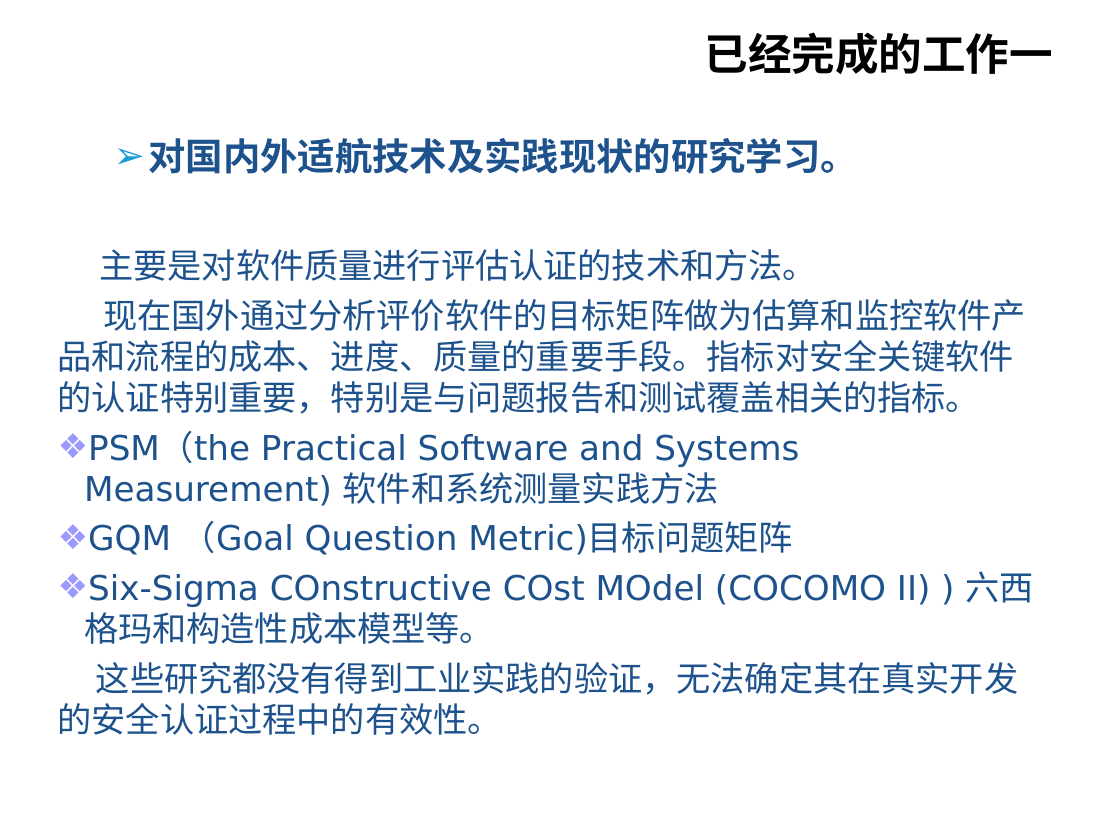
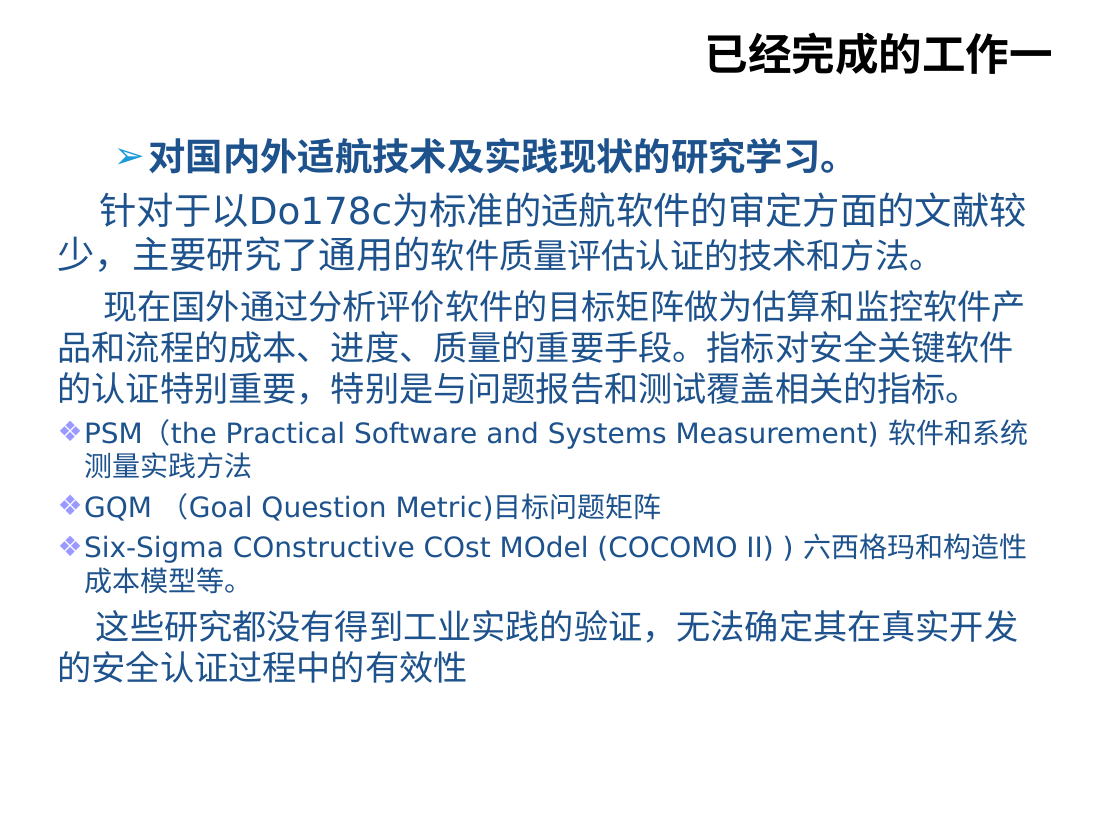
Before and after one commit to wangxydhc/for-graduate, a slide deck: slide 8 of paper/SY1506325_王鑫冶_中期检查报告.ppt. Drawn at 1120x840 pixels with LibreOffice and Linux fonts; fonts in the diff are those of the drawing; background and template pictures are left out. Boxes give left, top, right and bottom in pixels: in the first picture for what was removed or moved away, otherwise in the second. Text is boxed around its words. In the diff, an @@ line names an element or a change of style, - is before the commit and + after.

```diff
--- a/paper/SY1506325_王鑫冶_中期检查报告.ppt
+++ b/paper/SY1506325_王鑫冶_中期检查报告.ppt
@@ text at (x1=58, y1=192, x2=1026, y2=272): text changed; size 22 to 24 pt @@
-主要是对软件质量进行评估认证的技术和方法。
+针对于以Do178c为标准的适航软件的审定方面的文献较少，主要研究了通用的软件质量评估认证的技术和方法。
@@ text at (x1=84, y1=419, x2=1028, y2=594): size 22 to 18 pt in "PSM（the Practical Software and Systems Measurement) 软件和系统测量实 ...", "GQM （Goal Question Metric)目标问题矩阵", "Six-Sigma COnstructive COst MOdel (COCOMO II) ) ..."; less space between paragraphs @@
@@ text at (x1=58, y1=610, x2=1018, y2=683): text changed @@
-这些研究都没有得到工业实践的验证，无法确定其在真实开发的安全认证过程中的有效性。
+这些研究都没有得到工业实践的验证，无法确定其在真实开发的安全认证过程中的有效性
```
Also in this commit, not shown: 10 other slides changed, 2 slides added, 1 other file.
